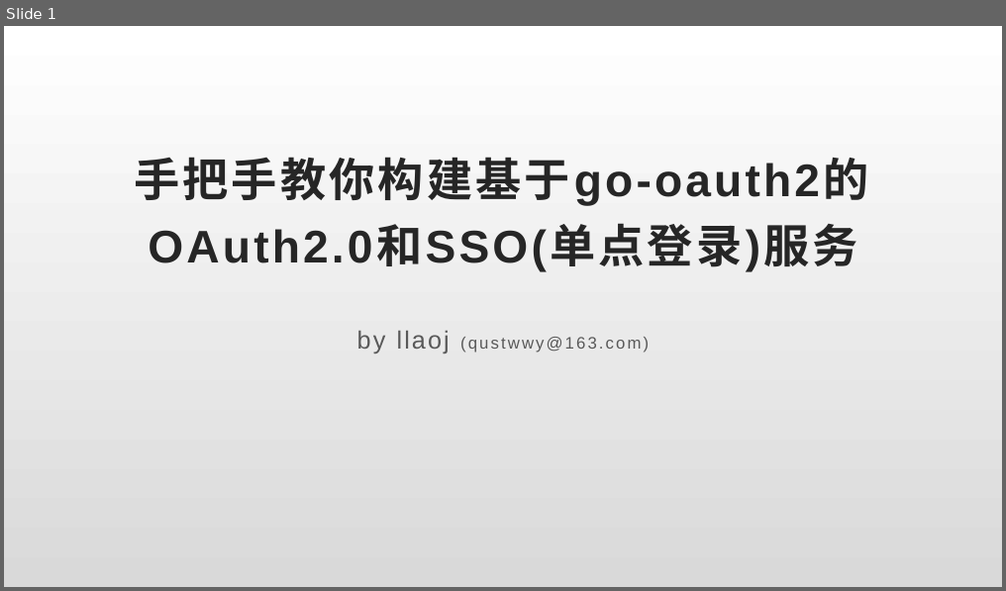
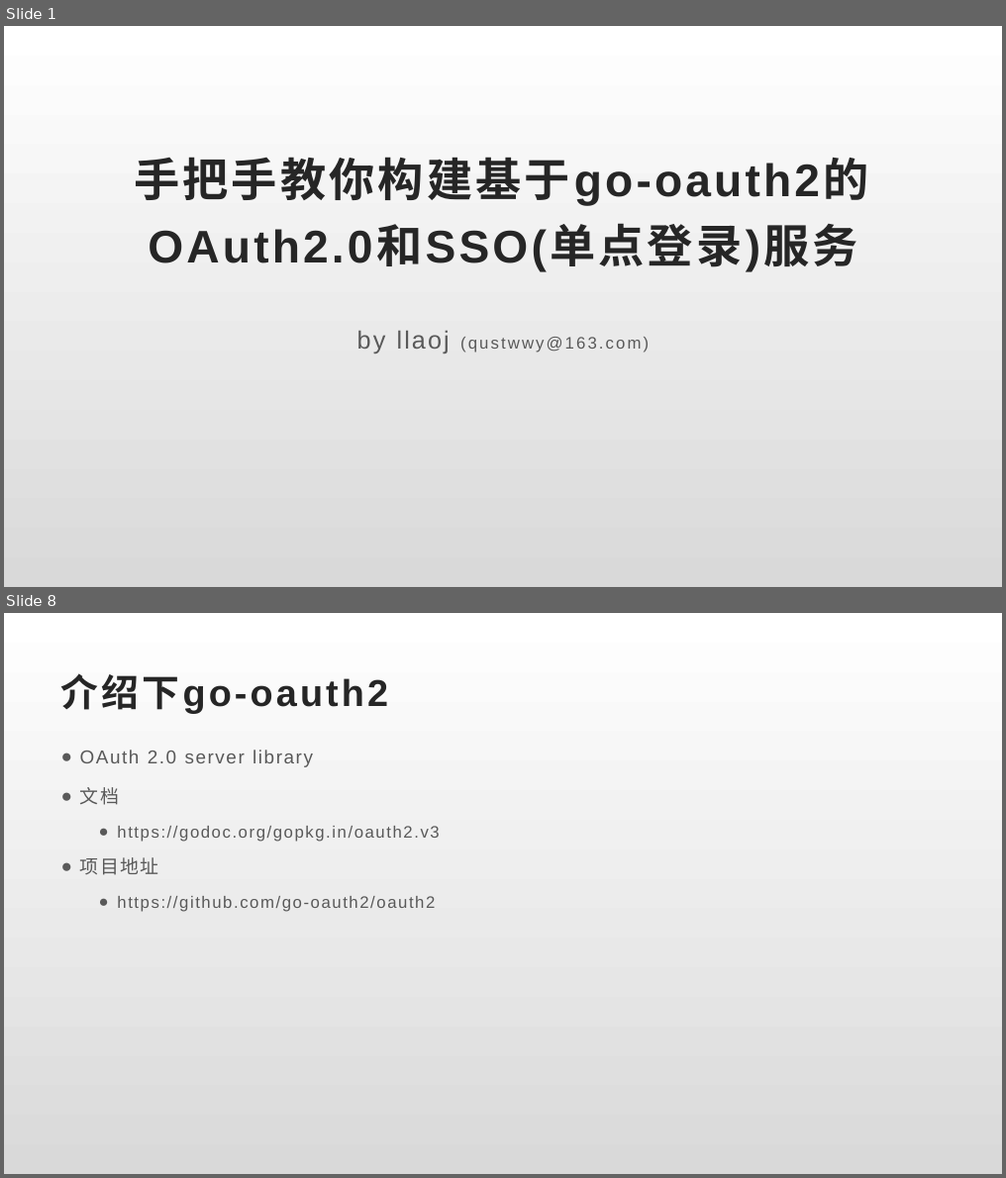
Before and after one commit to llaoj/my-share, a slide deck: gooauth/index.pptx. Shown one above the other, each under a label of ours: slide 1 before the commit, slides 1 and 8 after it; the slides between them are not shown. The pictures are 1006x591 and 1006x1178 pixels, drawn with LibreOffice and Linux fonts; fonts in the diff are those of the drawing. Boxes give left, top, right and bottom in pixels: in the first picture for what was removed or moved away, otherwise in the second. Text is boxed around its words. In the diff, an @@ line names an element or a change of style, - is before the commit and + after.

```diff
--- a/gooauth/index.pptx
+++ b/gooauth/index.pptx
@@ slide 8 added at bbox=[4, 613, 1002, 1174], background #FFFFFF @@
@@ title added at bbox=[61, 673, 388, 714], 36 pt, text #262626, bold @@
+介绍下go-oauth2
@@ text added at bbox=[80, 750, 439, 912], 16 pt, text #595959 @@
+● OAuth 2.0 server library
+● 文档
+  ● https://godoc.org/gopkg.in/oauth2.v3
+● 项目地址
+  ● https://github.com/go-oauth2/oauth2
```
Also in this commit, not shown: 2 slides changed, 7 other slides added, 2 slides removed.
